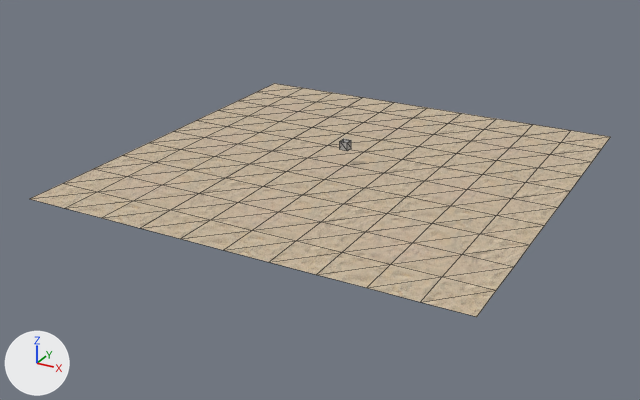
What one commit did to the glTF model models/grid-sand.gltf.
Camera for both pictures: a 50 mm lens placed at (88.0, -172.2, 75.8), pointed at (-3.1, -6.7, -7.0). Lighting does not change. The marker at lower left points along +X, +Y and +Z. Mesh edges are drawn as thin lines. Where no turn or scale is listed for an object, it has been applied to the vertices. Vertices at the same position are counted once.
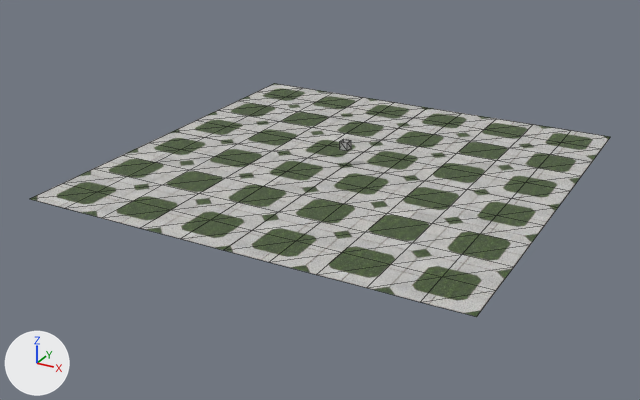
Boxes [x1, y1, x2, y2] around the edits, measured in the pictures (640 x 400 px):
'Grid', surface changed: [30, 83, 610, 317] in both

The change in detail:
Picture 'granite-and-grass-diamond-square-5268-in-architextures' (img_granite_and_grass_diamond_square_5268_in_architextures) is new.
Material 'Material.002' (mat_material_002) changes its picture from img_sand_tex to img_granite_and_grass_diamond_square_5268_in_architextures.
me_grid has 121 vertices, 200 faces and spans x -50.0..50.0, y -50.0..50.0, z 0.0.
me_grid is used by ob_grid; location (0.0, 0.0, 0.0).
me_grid part 1: texture (UV) coordinates of 200 of 200 faces, centred in x -46.7..46.7, y -46.7..46.7, z 0.0, changed; they spanned u -1.13..2.13, v -1.13..2.13 and now span u -1.0..2.0, v -1.0..2.0.
